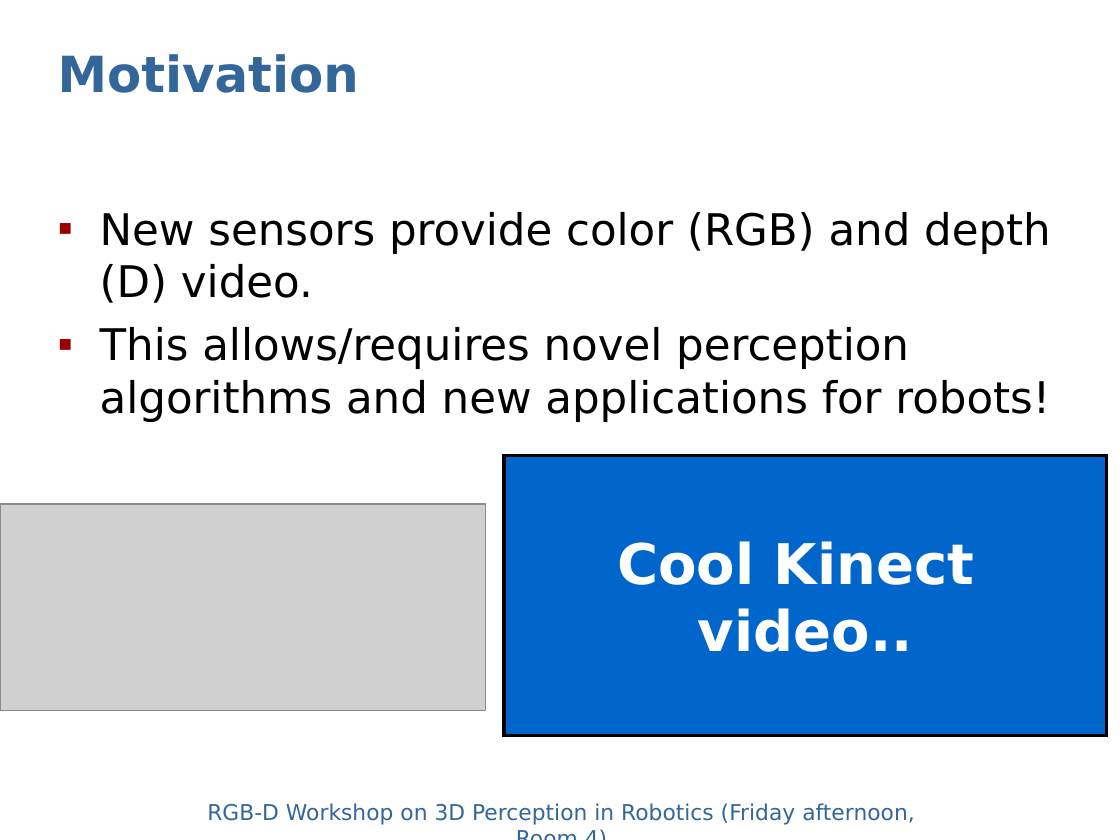
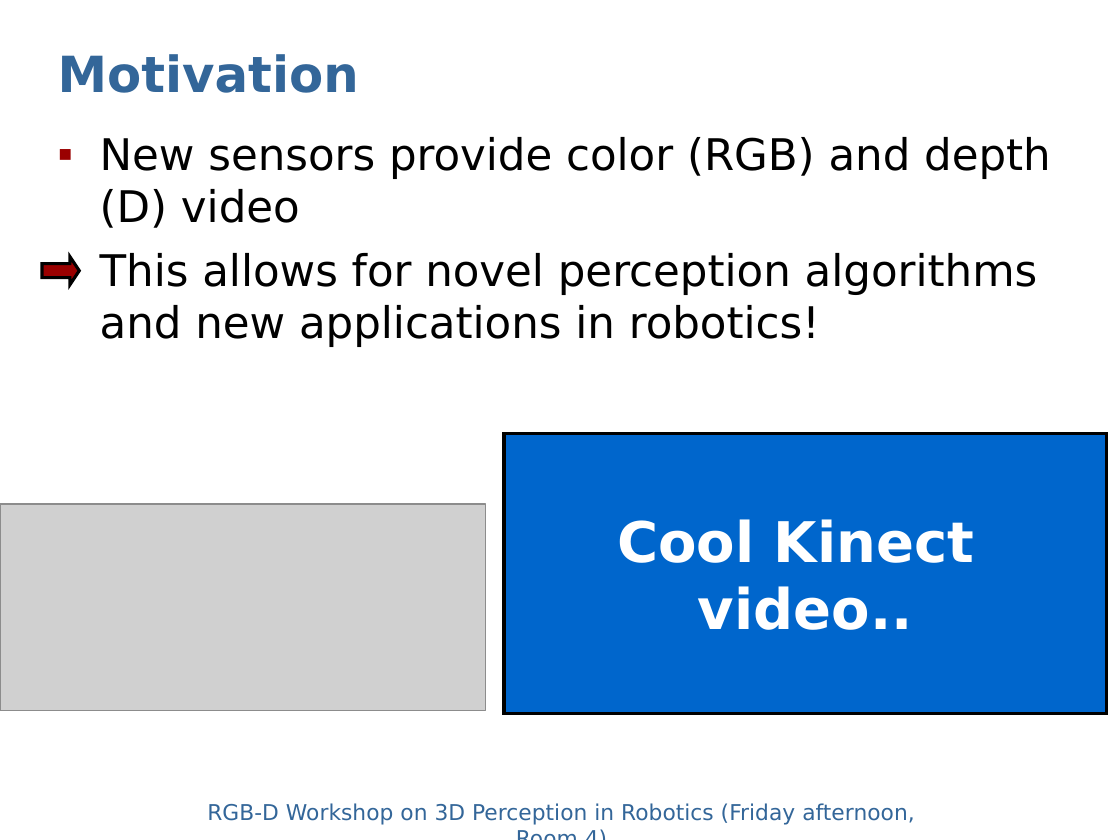
Before and after one commit to dejanpan/rgbd2011, a slide deck: slide 2 of presentations/sturm11rgbd.ppt. Drawn at 1120x840 pixels with LibreOffice and Linux fonts; fonts in the diff are those of the drawing; grey boxes stand for pictures. Boxes give left, top, right and bottom in pixels: in the first picture for what was removed or moved away, otherwise in the second. Text is boxed around its words. In the diff, an @@ line names an element or a change of style, - is before the commit and + after.

Commit message:
update

```diff
--- a/presentations/sturm11rgbd.ppt
+++ b/presentations/sturm11rgbd.ppt
@@ text at (100, 137, 1051, 347): text changed @@
-▪ New sensors provide color (RGB) and depth (D) video.
-▪ This allows/requires novel perception algorithms and new applications for robots!
+▪ New sensors provide color (RGB) and depth (D) video
+▪ This allows for novel perception algorithms and new applications in robotics!
@@ right arrow added at (43, 256, 80, 284), fill #9A0000, outline #000000 2.01 pt @@
@@ rectangle "Cool Kinect": place and size @@
-rectangle "Cool Kinect" at (504, 455, 1107, 735)
+rectangle "Cool Kinect" at (504, 433, 1107, 713)
```
Also in this commit, not shown: 2 other slides changed.
